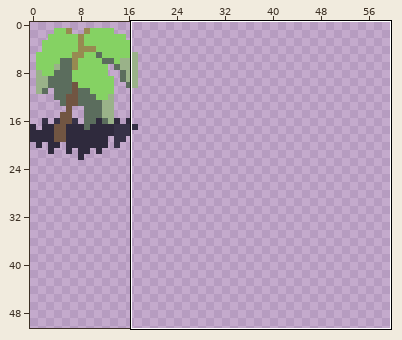
One commit to this sprite sheet: sprites/tilesets/forest/forest_elements.png. The picture above shows the old version from afar; the outline marks the close-up.
Close-up. Before the edit:
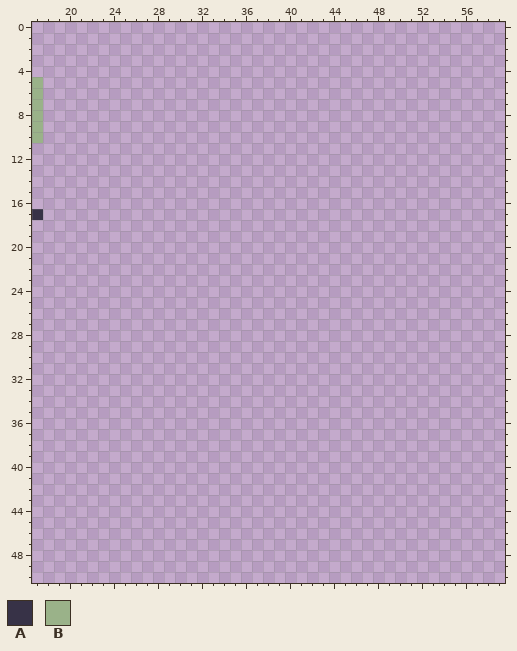
The file is 160x100 pixels. Colours within 5 levels of each other are drawn and written as one. Shown: x 17..59, y 0..50. The wide view leaves out empty margins.
Palette (. is transparent): A #373247  B #9ab289
Pixels before, first column x 17:
 5 B
 6 B
 7 B
 8 B
 9 B
10 B
11 .
12 .
13 .
14 .
15 .
16 .
17 A
After:
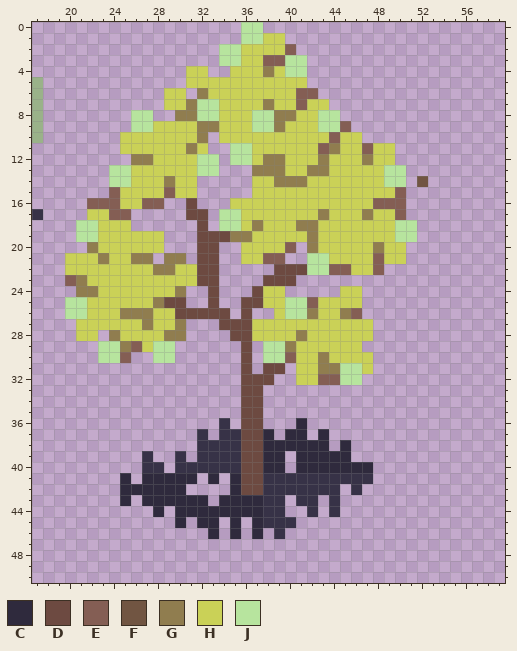
Colours new in this view: C #2f2a3d  D #6d4a41  E #845e54  F #715542  G #907d4f  H #cad157  J #b7e49e
Difference:
Changed rows in their new state; - is an unchanged pixel.
first column x 20:
 0 ----------------JJ---------------
 1 ----------------JJHH-------------
 2 --------------JJHHHHE------------
 3 --------------JJHHEEJJ-----------
 4 -----------HH--HHHGHJJ-----------
 5 -----------HHHHHHHHHHH-----------
 6 ---------HH-GHHHHHHHHEE----------
 7 ---------HHGJJHHHHGHHEHH---------
 8 ------JJ--GGJJHHHJJGGHHJJ--------
 9 ------JJHHHHGGHHHJJGHHHJJE-------
10 -----HHHHHHHG-HHHHHHHHHHEHH------
11 -----HHHHHHGH--JJHHHHHHEGHHEHH---
12 ------GGHHHHJJ-JJHGGHHHGHHHGHH---
13 ----JJHHHHHHJJ---GGGHHGGHHHHHJJ--
14 ----JJHHHGHH-----HHGGGHHHHHHHJJ-F
15 ----EHHHHEHH-----HHHHHHHHHHHHHE--
16 --EEEHHEE--D---HHHHHHHHHHHHHEEE--
17 --HHEE-----DD-JJHHHHHHHGHHHGHHE--
18 -JJHHH------D-JJHGHHHGGHHHHHHHJJ-
19 -JJHHHHHH---DDDGGHHHHHGHHHHHHHJJ-
20 --GHHHHHH---DD--HHHHE-GHHHHHGHH--
21 HHHGHHGG-GG-DD--HHEE--JJHHHHEHH--
22 HHHHHHHHGGHHDD-----DDDJJEEHHE----
23 EGHHHHHHHHHHDD----DDD------------
24 -GGHHHHHHHG--D---DHH-----HH------
25 JJHHHHHHGDD--D--DDHHJJEHHHH------
26 JJHHHGGGHHDDDDD-D--HJJGHHGE------
27 -HHHHHHGHHG---DDDHHHHHHHHHHH-----
28 -HH-GHHHHGG----DDHHHHGHHHHHH-----
29 ---JJGEHJJ------D-JJGHHHHHH------
30 ---JJE--JJ------D-JJEHHGHHHH-----
31 ----------------D-DD-HHGGJJH-----
32 ----------------DDD--HHEEJJ------
33 ----------------DD---------------
34 ----------------DD---------------
35 ----------------DD---------------
36 --------------A-DD---C-----------
37 ------------A-AADDC-CC-C---------
38 ------------AAAADDCCCCCC-C-------
39 -------A--A-AAAADDCC-CCCCC-------
40 -------AA-AAAAAADDCC-CCCCCCC-----
41 -----C-CCCCC-C-CDDAAAAAAAAAA-----
42 -----CCCCCC----CDDAAAAAAA-A------
43 -----C-CCCCCC-CCCCAA-AA-A--------
44 --------C-CCCCCCCCAA--A-A--------
45 ----------C-CC-C-CAAA------------
46 -------------C-C-C-A-------------
Pixel boxes of the changes (left, top, right, bottom) in both close-ups:
added: (65, 22, 428, 539)
